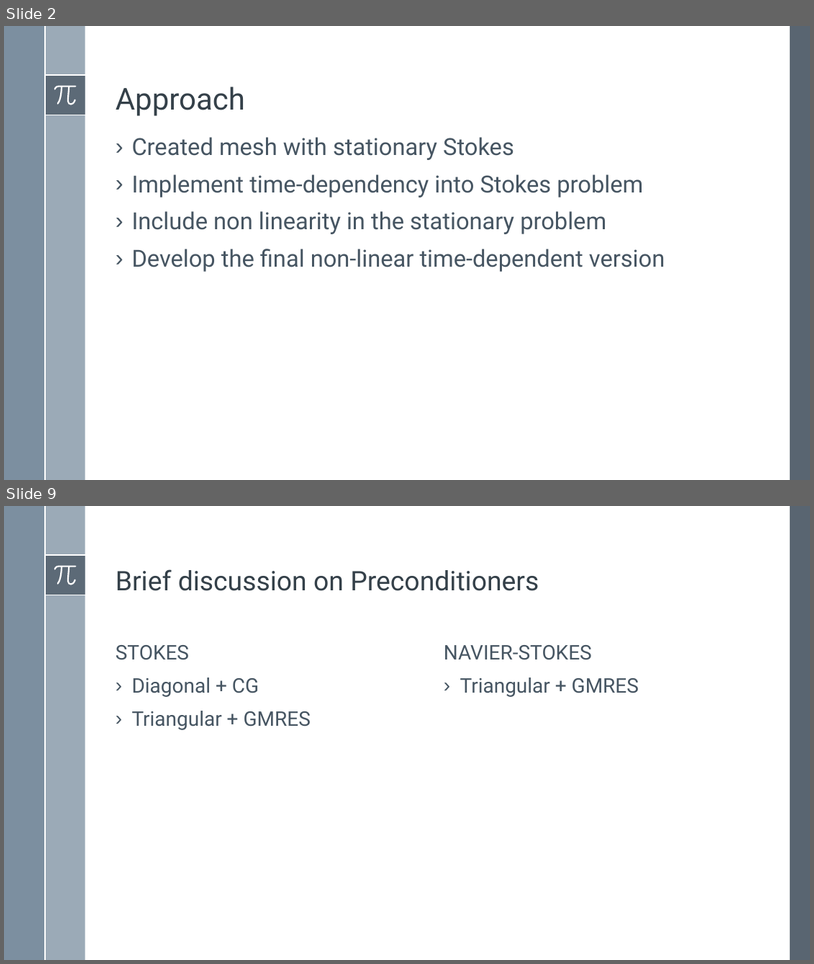
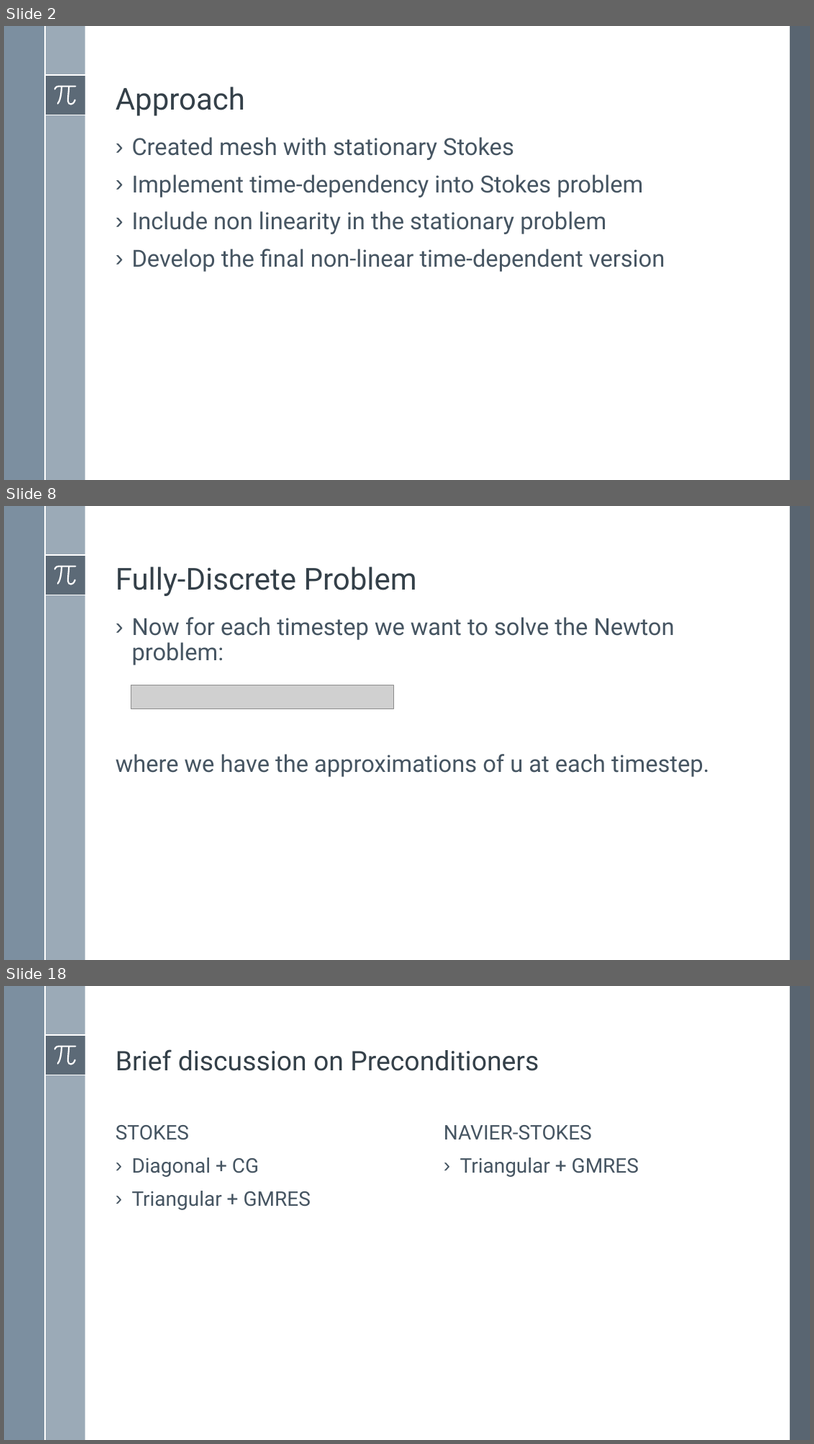
Before and after one commit to simone-fdr/navier-stokes, a slide deck: Presentatione_NMPDE_Navier_Stokes_temp.pptx. Shown one above the other, each under a label of ours: slides 2 and 9 before the commit, slides 2, 8 and 18 after it; the slides between them are not shown. The pictures are 814x964 and 814x1444 pixels, drawn with LibreOffice and Linux fonts; fonts in the diff are those of the drawing; grey boxes stand for pictures. Boxes give left, top, right and bottom in pixels: in the first picture for what was removed or moved away, otherwise in the second. Text is boxed around its words. In the diff, an @@ line names an element or a change of style, - is before the commit and + after.

```diff
--- a/Presentatione_NMPDE_Navier_Stokes_temp.pptx
+++ b/Presentatione_NMPDE_Navier_Stokes_temp.pptx
@@ slide 8 added at [4, 506, 810, 960], background #FFFFFF; not listed: 8 template elements that a slide beside it also shows @@
@@ title added at [116, 566, 417, 596], 36 pt, text #35404A @@
+Fully-Discrete Problem
@@ text added at [116, 617, 710, 777], 28 pt, text #465562 @@
+› Now for each timestep we want to solve the Newton problem:
+where we have the approximations of u at each timestep.
@@ picture added at [131, 685, 394, 708] @@
@@ what was slide 9 is now slide 18 @@
```
Also in this commit, not shown: 3 slides changed, 11 other slides added, 3 slides removed.
